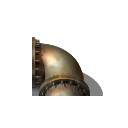
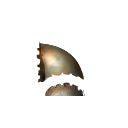
Layer changes from the first 128px x 128px image to the second:
hid "Layer 1" over [32, 37, 103, 96]
